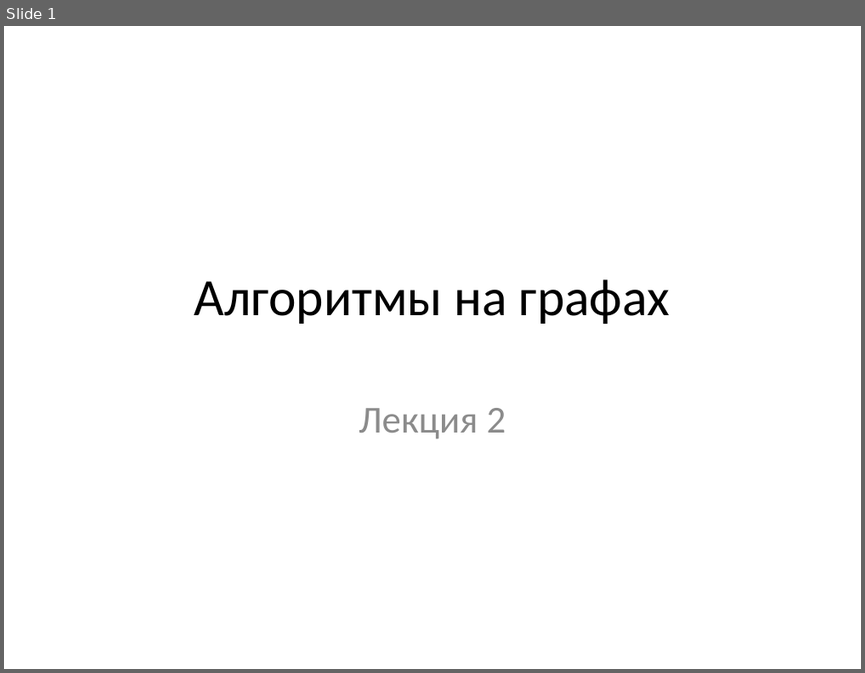
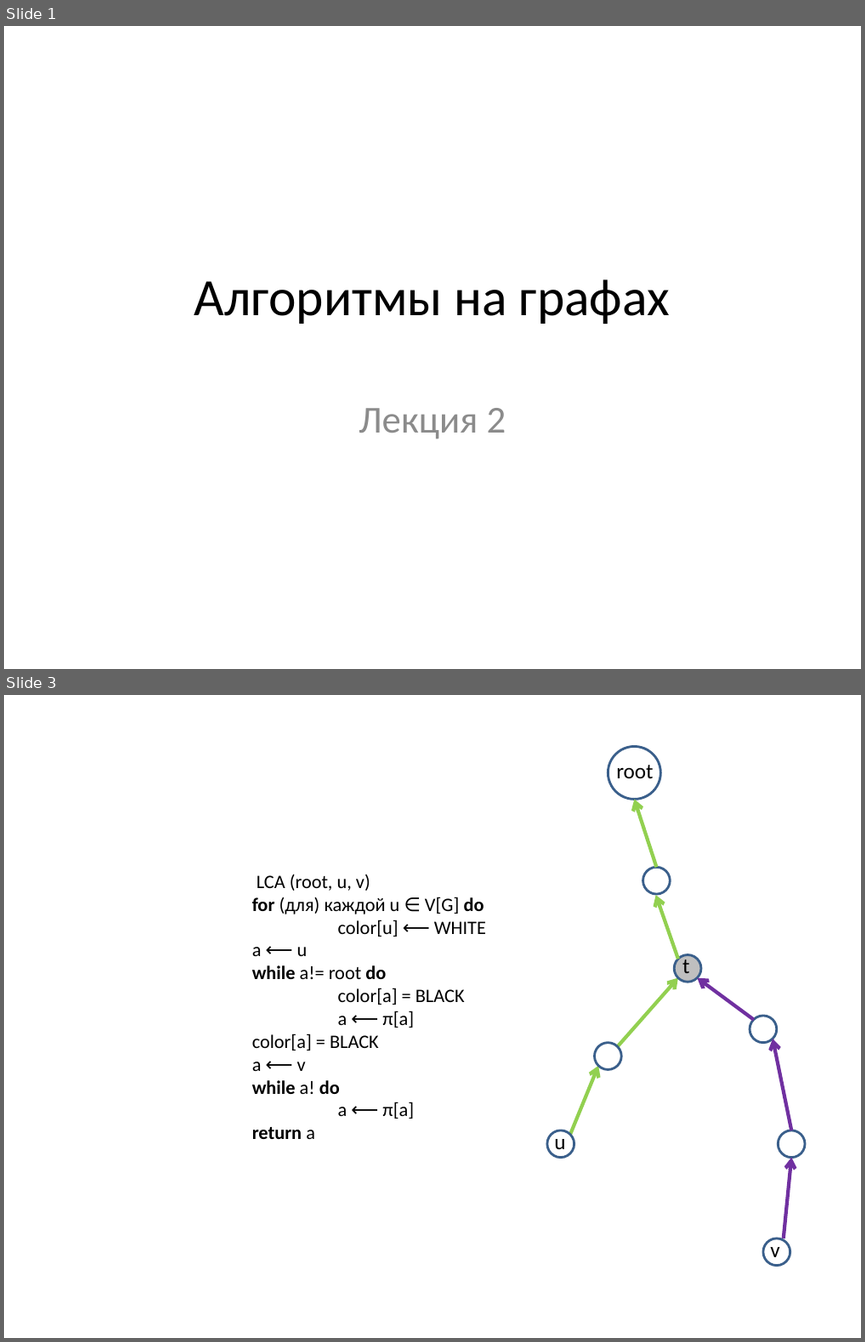
Before and after one commit to SteinbergOB/ANG, a slide deck: Презентации/Лекция 2.pptx. Shown one above the other, each under a label of ours: slide 1 before the commit, slides 1 and 3 after it; the slides between them are not shown. The pictures are 865x673 and 865x1342 pixels, drawn with LibreOffice and Linux fonts; fonts in the diff are those of the drawing. Boxes give left, top, right and bottom in pixels: in the first picture for what was removed or moved away, otherwise in the second. Text is boxed around its words. In the diff, an @@ line names an element or a change of style, - is before the commit and + after.

```diff
--- a/Презентации/Лекция 2.pptx
+++ b/Презентации/Лекция 2.pptx
@@ slide 3 added at (x1=4, y1=695, x2=861, y2=1338), background #FFFFFF @@
@@ ellipse added at (x1=608, y1=746, x2=661, y2=800), fill #FFFFFF, outline #3A5F8C 2 pt @@
@@ text added at (x1=616, y1=765, x2=653, y2=778), 18 pt, text #000000 @@
+root
@@ arrow added from (656, 868) to (635, 800), #92D050 3 pt @@
@@ ellipse added at (x1=643, y1=868, x2=670, y2=894), fill #FFFFFF, outline #3A5F8C 2 pt @@
@@ title added at (x1=252, y1=874, x2=486, y2=1139), 16 pt, text #000000 @@
+LCA (root, u, v)
+for (для) каждой u ∈ V[G] do
+color[u] ⟵ WHITE
+a ⟵ u
+while a!= root do
+color[a] = BLACK
+a ⟵ π[a]
+color[a] = BLACK
+a ⟵ v
+while a! do
+a ⟵ π[a]
+return a
@@ arrow added from (678, 959) to (656, 895), #92D050 3 pt @@
@@ ellipse added at (x1=674, y1=954, x2=701, y2=981), fill #BFBFBF, outline #3A5F8C 2 pt @@
@@ text added at (x1=682, y1=956, x2=689, y2=973), 18 pt, text #000000 @@
+t
@@ arrow added from (618, 1046) to (678, 978), #92D050 3 pt @@
@@ arrow added from (754, 1020) to (697, 978), #7030A0 3 pt @@
@@ ellipse added at (x1=749, y1=1015, x2=776, y2=1042), fill #FFFFFF, outline #3A5F8C 2 pt @@
@@ ellipse added at (x1=595, y1=1042, x2=621, y2=1068), fill #FFFFFF, outline #3A5F8C 2 pt @@
@@ arrow added from (791, 1130) to (772, 1038), #7030A0 3 pt @@
@@ arrow added from (570, 1134) to (599, 1065), #92D050 3 pt @@
@@ ellipse added at (x1=547, y1=1130, x2=574, y2=1157), fill #FFFFFF, outline #3A5F8C 2 pt @@
@@ text added at (x1=554, y1=1131, x2=565, y2=1149), 18 pt, text #000000 @@
+u
@@ ellipse added at (x1=778, y1=1130, x2=804, y2=1157), fill #FFFFFF, outline #3A5F8C 2 pt @@
@@ arrow added from (783, 1238) to (791, 1157), #7030A0 3 pt @@
@@ ellipse added at (x1=763, y1=1238, x2=789, y2=1265), fill #FFFFFF, outline #3A5F8C 2 pt @@
@@ text added at (x1=770, y1=1239, x2=779, y2=1257), 18 pt, text #000000 @@
+v
```
Also in this commit, not shown: 1 slide changed, 23 other slides added, 3 other files.
